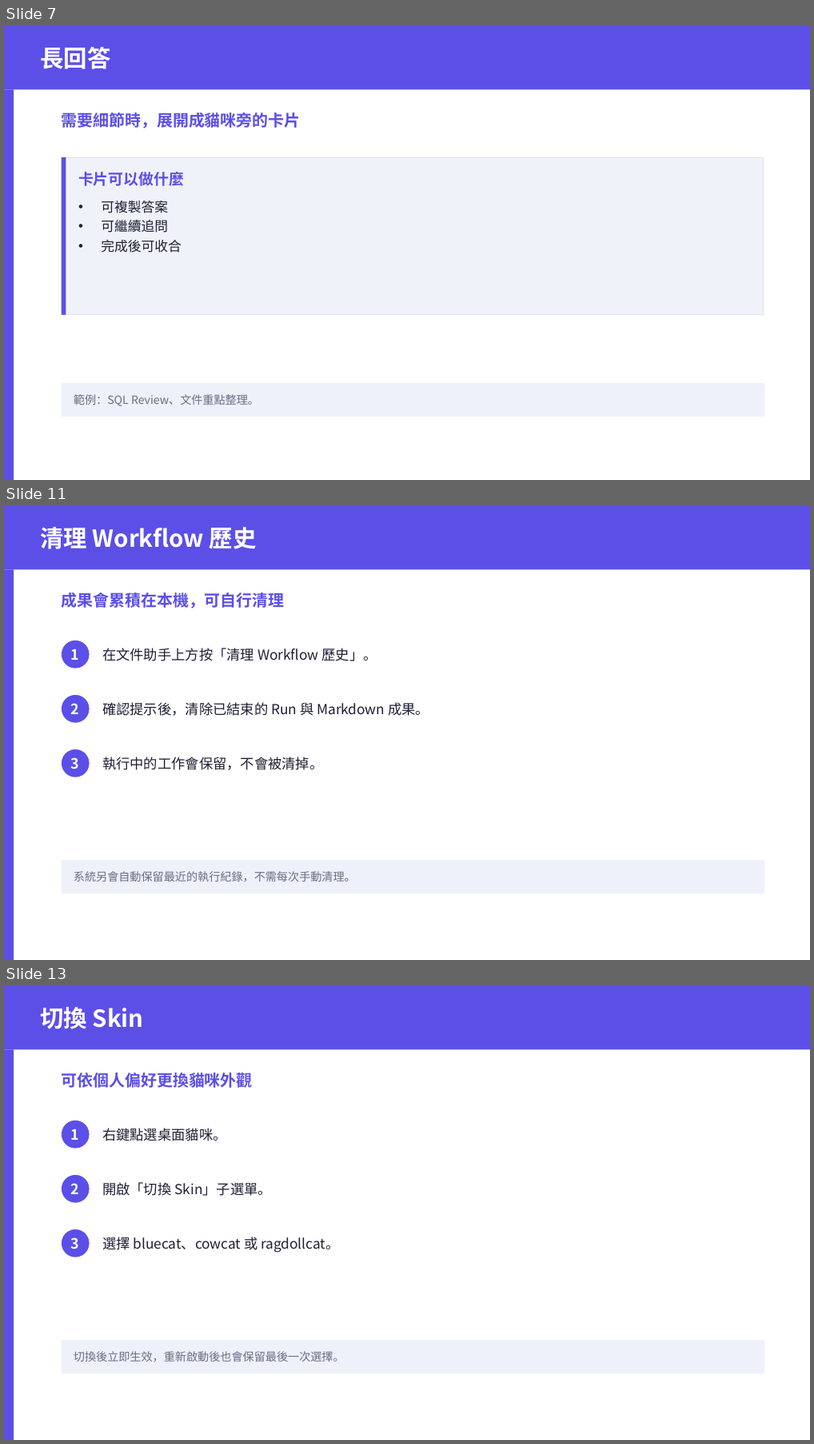
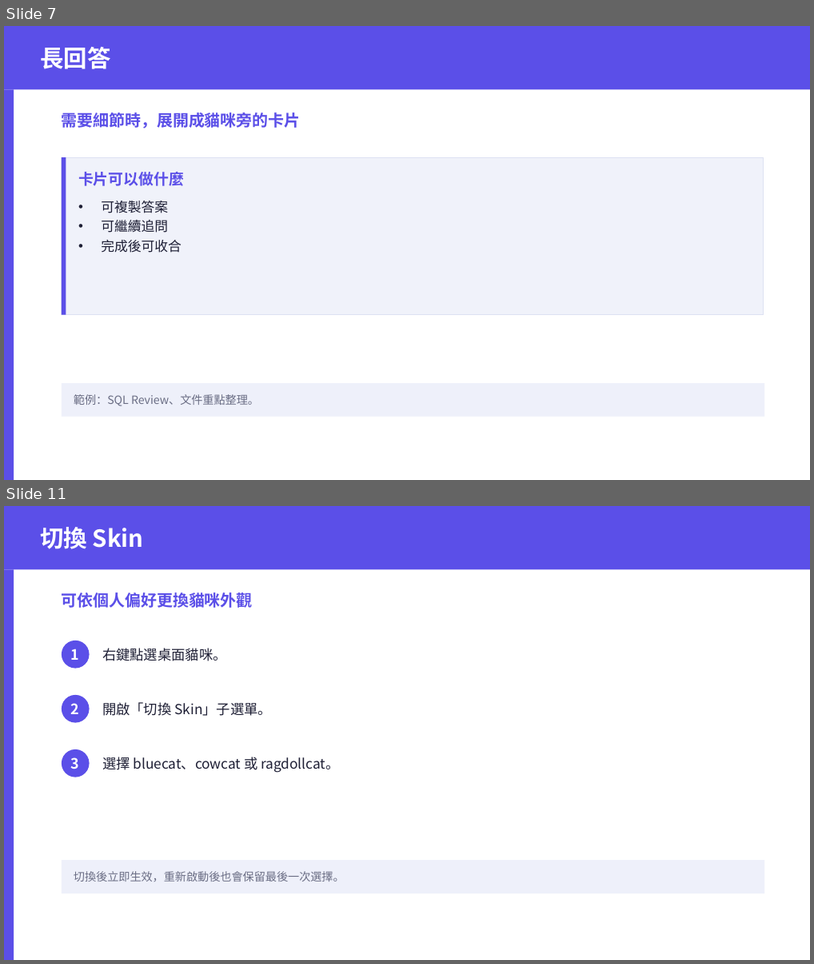
Before and after one commit to tototal999/cat_calude, a slide deck: 使用者SOP_投影版.pptx. Shown one above the other, each under a label of ours: slides 7, 11 and 13 before the commit, slides 7 and 11 after it; the slides between them are not shown. The pictures are 814x1444 and 814x964 pixels, drawn with LibreOffice and Linux fonts; fonts in the diff are those of the drawing. Boxes give left, top, right and bottom in pixels: in the first picture for what was removed or moved away, otherwise in the second. Text is boxed around its words. In the diff, an @@ line names an element or a change of style, - is before the commit and + after.

```diff
--- a/使用者SOP_投影版.pptx
+++ b/使用者SOP_投影版.pptx
@@ slide 11 removed at bbox=[4, 506, 810, 960], background #FFFFFF @@
@@ rectangle removed at bbox=[4, 506, 810, 569] @@
@@ text removed at bbox=[40, 527, 257, 549] @@
-清理 Workflow 歷史
@@ rectangle removed at bbox=[4, 569, 14, 960] @@
@@ text removed at bbox=[62, 592, 285, 608] @@
-成果會累積在本機，可自行清理
@@ ellipse removed at bbox=[62, 640, 90, 668] @@
@@ text removed at bbox=[71, 649, 80, 660] @@
-1
@@ text removed at bbox=[102, 648, 378, 661] @@
-在文件助手上方按「清理 Workflow 歷史」。
@@ ellipse removed at bbox=[62, 695, 90, 723] @@
@@ text removed at bbox=[71, 703, 80, 714] @@
-2
@@ text removed at bbox=[102, 702, 430, 716] @@
-確認提示後，清除已結束的 Run 與 Markdown 成果。
@@ ellipse removed at bbox=[62, 749, 90, 777] @@
@@ text removed at bbox=[71, 757, 80, 768] @@
-3
@@ text removed at bbox=[102, 756, 323, 770] @@
-執行中的工作會保留，不會被清掉。
@@ rectangle removed at bbox=[62, 860, 765, 893] @@
@@ text removed at bbox=[74, 871, 356, 881] @@
-系統另會自動保留最近的執行紀錄，不需每次手動清理。
@@ what was slide 13 is now slide 11 @@
```
Also in this commit, not shown: 9 slides changed, 1 slide added, 1 other slide removed, 17 other files.
